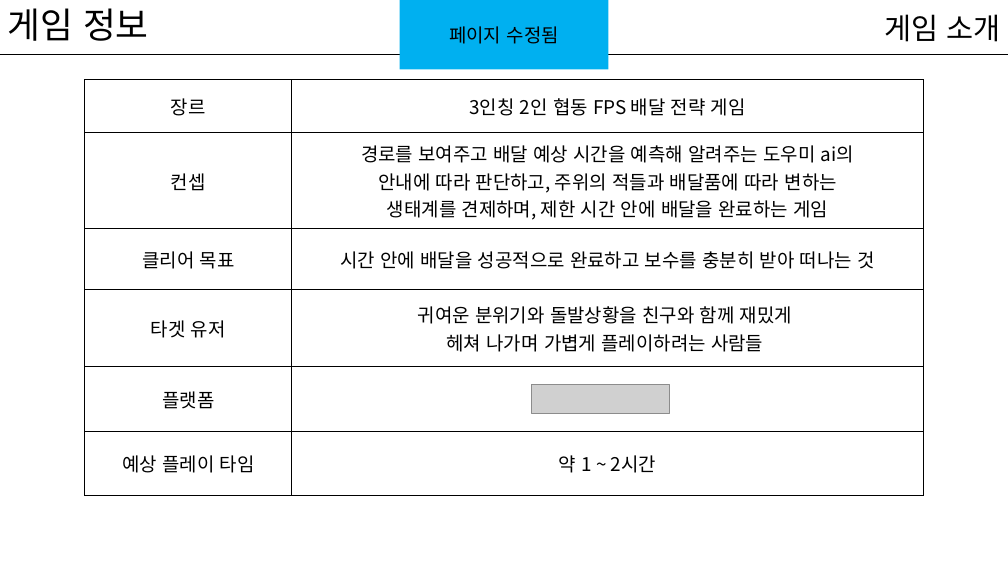
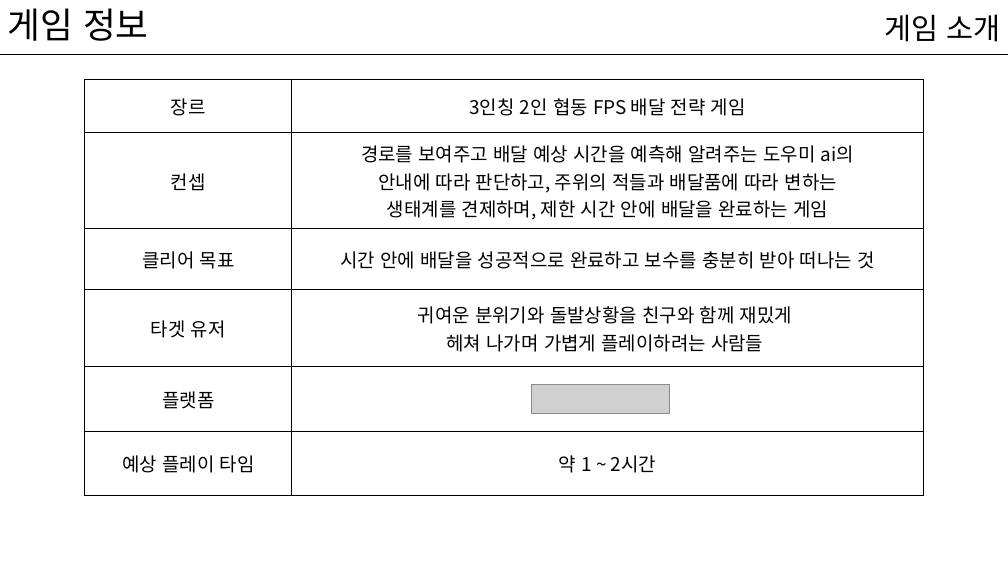
Before and after one commit to kwakyerin/2026_Graduation_Project, a slide deck: slide 7 of documents/HyunahKwon/design/designing/for_teammates/배트와 달트_기획서.pptx. Drawn at 1008x567 pixels with LibreOffice and Linux fonts; fonts in the diff are those of the drawing; grey boxes stand for pictures. Boxes give left, top, right and bottom in pixels: in the first picture for what was removed or moved away, otherwise in the second. Text is boxed around its words. In the diff, an @@ line names an element or a change of style, - is before the commit and + after.

Commit message:
화물,생물 스탯 기획, 정리
기획서에 내용 수정하고 추가함

```diff
--- a/documents/HyunahKwon/design/designing/for_teammates/배트와 달트_기획서.pptx
+++ b/documents/HyunahKwon/design/designing/for_teammates/배트와 달트_기획서.pptx
@@ rectangle removed at bbox=[400, 0, 609, 70] @@
-페이지 수정됨
```
Also in this commit, not shown: 33 other slides changed, 2 slides added, 1 other file.
